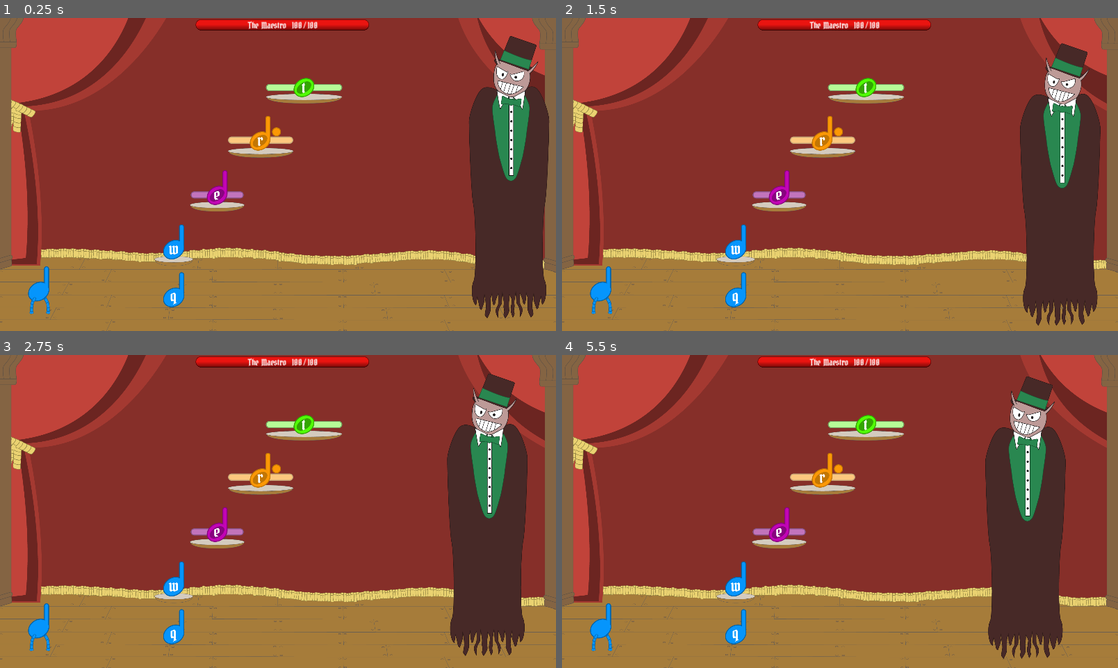
Above: before the commit, frames 1-4 (two rows, left to right).
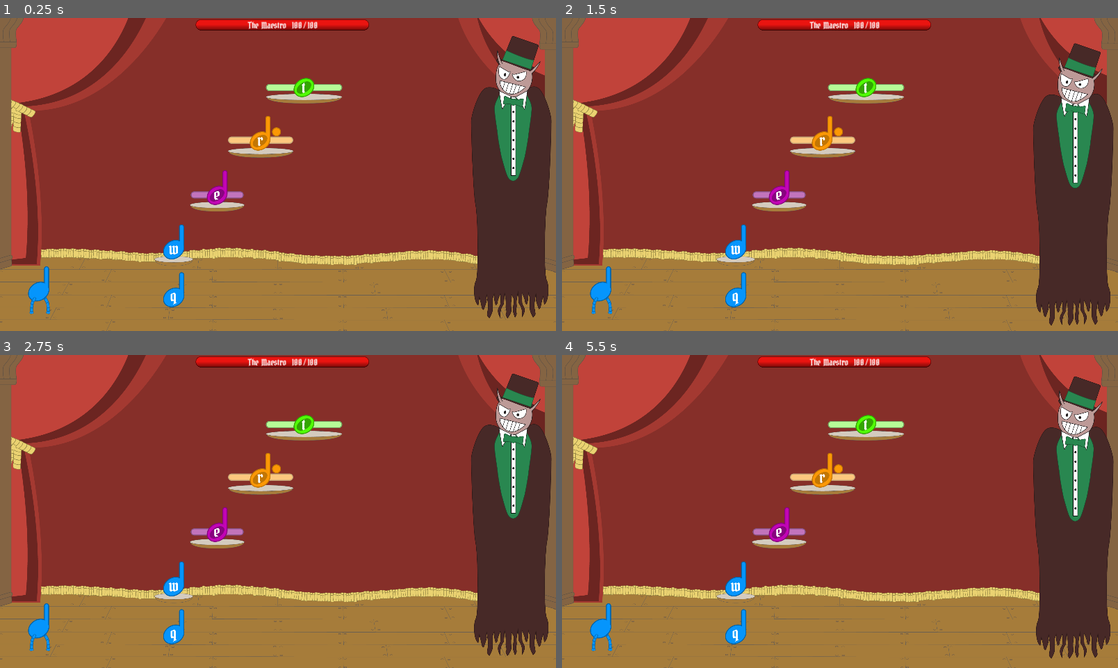
Above: after the commit, the same moments.

Repository: DevByColton/Maestro
Game: Godot game, scene res://main.tscn
Two runs of this game, one before a commit and one after it. Both use one fixed random seed, a clock stepped at 60 frames per second and the inputs below.
Inputs:
- Up to frame 1 (0.25 s): no input
- Up to frame 2 (1.5 s): tap E (e_hit_note) at 0.6 s; tap Q (q_hit_note) at 0.8, 1.35 s
- Up to frame 3 (2.75 s): tap R (r_hit_note) at 1.55, 2.1 s; tap T (t_hit_note) at 2.3 s
- Up to frame 4 (5.5 s): tap T (t_hit_note) at 2.85 s; tap W (w_hit_note) at 3.05, 3.6 s; tap E (e_hit_note) at 3.8, 4.35 s; tap Q (q_hit_note) at 4.55 s; tap P (play_song) at 5.1 s; tap R (r_hit_note) at 5.3 s

The runs differ from the first frame. In frame 1, 2.0% of the frame differs, in the area x 84-100%, y 5-96%; in frame 2, 6.5%; in frame 3, 10%; in frame 4, 15%, in the area x 76-100%, y 6-98%.

Commit message:
Added projectiles for each note type, added boss health bar, boss takes damage on hits, lauching projectiles and removing platforms once launched

Diff:
--- a/Boss/boss.gd
+++ b/Boss/boss.gd
@@ -1,5 +1,6 @@
-extends CharacterBody2D
+extends Node2D
 
+signal on_boss_hit(damage_amount)
 var time: float = 0.0
 var frequency: float = 0.5
 var amplitude: float = 0.3
@@ -16,4 +17,35 @@
 		time = newTime
 
 	position.y += amplitude * sin(time / frequency)
-	position.x -= speed * delta
+	#position.x -= speed * delta
+
+
+func _on_note_projectile_collider_body_entered(body: Node2D) -> void:
+	match body.name:
+		"QuarterNoteQProjectile":
+			print("Quarter note Q hit")
+			on_boss_hit.emit(1)
+			# implement push back by amount, with velocity???
+		"QuarterNoteWProjectile":
+			print("Quarter note W hit")
+			on_boss_hit.emit(1)
+			# implement push back by amount, with velocity???
+		"HalfNoteProjectile":
+			print("half note hit")
+			on_boss_hit.emit(2)
+			# implement push back by amount, with velocity???
+		"DottedHalfNoteProjectile":
+			print("half note hit")
+			on_boss_hit.emit(3)
+			# implement push back by amount, with velocity???
+		"WholeNoteProjectile":
+			print("half note hit")
+			on_boss_hit.emit(4)
+			# implement push back by amount, with velocity???
+
+	# Despawn the projectile
+	body.queue_free()
+
+
+func _on_player_collider_body_entered(body: Node2D) -> void:
+	print("player entered")
--- a/Boss/boss.tscn
+++ b/Boss/boss.tscn
@@ -4,18 +4,30 @@
 [ext_resource type="Texture2D" uid="uid://bkv55qowtsk4w" path="res://assets/Maestro/TheMaestro.png" id="2_hy0hg"]
 
 [sub_resource type="RectangleShape2D" id="RectangleShape2D_2g57y"]
-size = Vector2(178, 639)
+size = Vector2(176, 645)
 
-[node name="Boss" type="CharacterBody2D"]
+[node name="Boss" type="Node2D"]
 z_index = 2000
-collision_layer = 6
-collision_mask = 6
 script = ExtResource("1_wpirx")
 
 [node name="BossSprite" type="Sprite2D" parent="."]
 scale = Vector2(0.5, 0.5)
 texture = ExtResource("2_hy0hg")
 
-[node name="HitBoxCollider" type="CollisionShape2D" parent="."]
-position = Vector2(-1, -2.5)
+[node name="NoteProjectileCollider" type="Area2D" parent="."]
+collision_layer = 8
+collision_mask = 8
+
+[node name="HitBoxCollider" type="CollisionShape2D" parent="NoteProjectileCollider"]
+position = Vector2(-1, 2.5)
 shape = SubResource("RectangleShape2D_2g57y")
+
+[node name="PlayerCollider" type="Area2D" parent="."]
+collision_layer = 16
+collision_mask = 16
+
+[node name="CollisionPolygon2D" type="CollisionPolygon2D" parent="PlayerCollider"]
+polygon = PackedVector2Array(2, -327, 61, -305, 45, -250, 41, -208, 59, -209, 82, -166, 76, 281, -77, 280, -88, -132, -59, -205, -30, -205, -29, -262)
+
+[connection signal="body_entered" from="NoteProjectileCollider" to="." method="_on_note_projectile_collider_body_entered"]
+[connection signal="body_entered" from="PlayerCollider" to="." method="_on_player_collider_body_entered"]
--- a/Notes/DottedHalfNote.tscn
+++ b/Notes/DottedHalfNote.tscn
@@ -1,7 +1,8 @@
-[gd_scene load_steps=7 format=3 uid="uid://bbdit05qjr6x2"]
+[gd_scene load_steps=8 format=3 uid="uid://bbdit05qjr6x2"]
 
 [ext_resource type="Texture2D" uid="uid://dmykyvuhmsmdn" path="res://assets/DottedHalfNote/DottedHalfNotePlatform.png" id="1_4dp62"]
 [ext_resource type="Script" path="res://Notes/dotted_half_note.gd" id="1_qya0y"]
+[ext_resource type="PackedScene" uid="uid://v0hu0i2wg5kk" path="res://Notes/DottedHalfNoteProjectile.tscn" id="2_nno3q"]
 [ext_resource type="Texture2D" uid="uid://c642v4rp6ouhd" path="res://assets/DottedHalfNote/DottedHalfNoteHold.png" id="2_rta17"]
 [ext_resource type="Texture2D" uid="uid://ciypirkb1cxfd" path="res://assets/DottedHalfNote/DottedHalfNote.png" id="3_qtugn"]
 
@@ -13,6 +14,7 @@
 
 [node name="DottedHalfNote" type="Node2D"]
 script = ExtResource("1_qya0y")
+dotted_note_projectile_scene = ExtResource("2_nno3q")
 
 [node name="PlatformBody" type="CharacterBody2D" parent="."]
 
@@ -44,5 +46,9 @@
 position = Vector2(0, 0.5)
 shape = SubResource("RectangleShape2D_4y5jc")
 
+[node name="QueueFreeTimer" type="Timer" parent="."]
+one_shot = true
+
 [connection signal="body_entered" from="NoteArea" to="." method="_on_note_area_body_entered"]
 [connection signal="body_exited" from="NoteArea" to="." method="_on_note_area_body_exited"]
+[connection signal="timeout" from="QueueFreeTimer" to="." method="_on_queue_free_timer_timeout"]
--- /dev/null
+++ b/Notes/DottedHalfNoteProjectile.tscn
@@ -0,0 +1,20 @@
+[gd_scene load_steps=4 format=3 uid="uid://v0hu0i2wg5kk"]
+
+[ext_resource type="Script" path="res://Notes/dotted_half_note_projectile.gd" id="1_8a3g7"]
+[ext_resource type="Texture2D" uid="uid://by5pmgk60quaq" path="res://assets/DottedHalfNote/DottedHalfNoteProjectile.png" id="2_8tj66"]
+
+[sub_resource type="CircleShape2D" id="CircleShape2D_vx6wl"]
+radius = 30.0167
+
+[node name="DottedHalfNoteProjectile" type="CharacterBody2D"]
+collision_layer = 8
+collision_mask = 8
+script = ExtResource("1_8a3g7")
+
+[node name="Sprite2D" type="Sprite2D" parent="."]
+scale = Vector2(0.5, 0.5)
+texture = ExtResource("2_8tj66")
+
+[node name="CollisionShape2D" type="CollisionShape2D" parent="."]
+position = Vector2(-8, 15)
+shape = SubResource("CircleShape2D_vx6wl")
--- a/Notes/HalfNote.tscn
+++ b/Notes/HalfNote.tscn
@@ -1,8 +1,9 @@
-[gd_scene load_steps=7 format=3 uid="uid://cwn1ae1lv38rf"]
+[gd_scene load_steps=8 format=3 uid="uid://cwn1ae1lv38rf"]
 
 [ext_resource type="Script" path="res://Notes/half_note.gd" id="1_14mn8"]
 [ext_resource type="Texture2D" uid="uid://dk3057m74l226" path="res://assets/HalfNote/HalfNotePlatform.png" id="1_dqspl"]
 [ext_resource type="Texture2D" uid="uid://qggp053gsk5v" path="res://assets/HalfNote/HalfNote.png" id="1_hvrwk"]
+[ext_resource type="PackedScene" uid="uid://b643drvw445mc" path="res://Notes/HalfNoteProjectile.tscn" id="2_7wa62"]
 [ext_resource type="Texture2D" uid="uid://nta3bucxub3b" path="res://assets/HalfNote/HalfNoteHold.png" id="2_ktg67"]
 
 [sub_resource type="RectangleShape2D" id="RectangleShape2D_r7lb4"]
@@ -13,6 +14,7 @@
 
 [node name="HalfNote" type="Node2D"]
 script = ExtResource("1_14mn8")
+half_note_projectile_scene = ExtResource("2_7wa62")
 
 [node name="PlatformBody" type="CharacterBody2D" parent="."]
 
@@ -42,5 +44,9 @@
 [node name="NoteCollider" type="CollisionShape2D" parent="NoteArea"]
 shape = SubResource("RectangleShape2D_g30ho")
 
+[node name="QueueFreeTimer" type="Timer" parent="."]
+one_shot = true
+
 [connection signal="body_entered" from="NoteArea" to="." method="_on_note_area_body_entered"]
 [connection signal="body_exited" from="NoteArea" to="." method="_on_note_area_body_exited"]
+[connection signal="timeout" from="QueueFreeTimer" to="." method="_on_timer_timeout"]
--- /dev/null
+++ b/Notes/HalfNoteProjectile.tscn
@@ -0,0 +1,20 @@
+[gd_scene load_steps=4 format=3 uid="uid://b643drvw445mc"]
+
+[ext_resource type="Script" path="res://Notes/half_note_projectile.gd" id="1_sl3mh"]
+[ext_resource type="Texture2D" uid="uid://ck7jdh5r3hrb3" path="res://assets/HalfNote/HalfNoteProjectile.png" id="2_vwbyw"]
+
+[sub_resource type="CircleShape2D" id="CircleShape2D_nyry1"]
+radius = 27.0185
+
+[node name="HalfNoteProjectile" type="CharacterBody2D"]
+collision_layer = 8
+collision_mask = 8
+script = ExtResource("1_sl3mh")
+
+[node name="Sprite2D" type="Sprite2D" parent="."]
+scale = Vector2(0.5, 0.5)
+texture = ExtResource("2_vwbyw")
+
+[node name="CollisionShape2D" type="CollisionShape2D" parent="."]
+position = Vector2(0, 15)
+shape = SubResource("CircleShape2D_nyry1")
--- a/Notes/QuarterNoteQ.tscn
+++ b/Notes/QuarterNoteQ.tscn
@@ -1,7 +1,8 @@
-[gd_scene load_steps=5 format=3 uid="uid://bgnn6ttgeuy4h"]
+[gd_scene load_steps=6 format=3 uid="uid://bgnn6ttgeuy4h"]
 
 [ext_resource type="Script" path="res://Notes/quarter_note_q.gd" id="1_1es28"]
 [ext_resource type="Texture2D" uid="uid://dppc5nohot5si" path="res://assets/QuarterNote/QuarterNoteQ.png" id="1_mf234"]
+[ext_resource type="PackedScene" uid="uid://b47o6dto2myt1" path="res://Notes/QuarterNoteQProjectile.tscn" id="2_31gnv"]
 
 [sub_resource type="RectangleShape2D" id="RectangleShape2D_klpnk"]
 
@@ -10,6 +11,7 @@
 
 [node name="QuarterNoteQ" type="Node2D"]
 script = ExtResource("1_1es28")
+quarter_note_q_projectile_scene = ExtResource("2_31gnv")
 
 [node name="PlatformArea" type="Area2D" parent="."]
 visible = false
--- /dev/null
+++ b/Notes/QuarterNoteQProjectile.tscn
@@ -0,0 +1,21 @@
+[gd_scene load_steps=4 format=3 uid="uid://b47o6dto2myt1"]
+
+[ext_resource type="Script" path="res://Notes/quarter_note_q_projectile.gd" id="1_4tr44"]
+[ext_resource type="Texture2D" uid="uid://dhextvdv3yq22" path="res://assets/QuarterNote/QuarterNoteProjectile.png" id="2_1jaqr"]
+
+[sub_resource type="CircleShape2D" id="CircleShape2D_6r1q1"]
+radius = 26.0192
+
+[node name="QuarterNoteQProjectile" type="CharacterBody2D"]
+z_index = 3000
+collision_layer = 8
+collision_mask = 8
+script = ExtResource("1_4tr44")
+
+[node name="ProjectileSprite" type="Sprite2D" parent="."]
+scale = Vector2(0.5, 0.5)
+texture = ExtResource("2_1jaqr")
+
+[node name="ProjectileCollider" type="CollisionShape2D" parent="."]
+position = Vector2(0, 16)
+shape = SubResource("CircleShape2D_6r1q1")
--- a/Notes/QuarterNoteW.tscn
+++ b/Notes/QuarterNoteW.tscn
@@ -1,7 +1,8 @@
-[gd_scene load_steps=6 format=3 uid="uid://dbbrtctl1i8jw"]
+[gd_scene load_steps=7 format=3 uid="uid://dbbrtctl1i8jw"]
 
 [ext_resource type="Texture2D" uid="uid://datdjhxyphah3" path="res://assets/QuarterNote/QuarterNotePlatform.png" id="1_s0cam"]
 [ext_resource type="Script" path="res://Notes/quarter_note_w.gd" id="1_ubago"]
+[ext_resource type="PackedScene" uid="uid://ddy33721xdgfd" path="res://Notes/QuarterNoteWProjectile.tscn" id="2_h4t4q"]
 [ext_resource type="Texture2D" uid="uid://b1ttmxd7wwasv" path="res://assets/QuarterNote/QuarterNoteW.png" id="2_wwgaa"]
 
 [sub_resource type="RectangleShape2D" id="RectangleShape2D_iir3v"]
@@ -12,6 +13,7 @@
 
 [node name="QuarterNoteW" type="Node2D"]
 script = ExtResource("1_ubago")
+quarter_note_w_projectile_scene = ExtResource("2_h4t4q")
 
 [node name="PlatformBody" type="CharacterBody2D" parent="."]
 
@@ -37,5 +39,9 @@
 [node name="NoteCollider" type="CollisionShape2D" parent="NoteArea"]
 shape = SubResource("RectangleShape2D_2r8gv")
 
+[node name="QueueFreeTimer" type="Timer" parent="."]
+one_shot = true
+
 [connection signal="body_entered" from="NoteArea" to="." method="_on_note_area_body_entered"]
 [connection signal="body_exited" from="NoteArea" to="." method="_on_note_area_body_exited"]
+[connection signal="timeout" from="QueueFreeTimer" to="." method="_on_queue_free_timer_timeout"]
--- /dev/null
+++ b/Notes/QuarterNoteWProjectile.tscn
@@ -0,0 +1,20 @@
+[gd_scene load_steps=4 format=3 uid="uid://ddy33721xdgfd"]
+
+[ext_resource type="Script" path="res://Notes/quarter_note_w_projectile.gd" id="1_ctir2"]
+[ext_resource type="Texture2D" uid="uid://dhextvdv3yq22" path="res://assets/QuarterNote/QuarterNoteProjectile.png" id="2_3wmto"]
+
+[sub_resource type="CircleShape2D" id="CircleShape2D_uh75v"]
+radius = 26.0192
+
+[node name="QuarterNoteWProjectile" type="CharacterBody2D"]
+collision_layer = 8
+collision_mask = 8
+script = ExtResource("1_ctir2")
+
+[node name="ProjectileSprite" type="Sprite2D" parent="."]
+scale = Vector2(0.5, 0.5)
+texture = ExtResource("2_3wmto")
+
+[node name="ProjectileCollider" type="CollisionShape2D" parent="."]
+position = Vector2(0, 16)
+shape = SubResource("CircleShape2D_uh75v")
--- a/Notes/WholeNote.tscn
+++ b/Notes/WholeNote.tscn
@@ -1,8 +1,9 @@
-[gd_scene load_steps=7 format=3 uid="uid://c10mkpcqnf82n"]
+[gd_scene load_steps=8 format=3 uid="uid://c10mkpcqnf82n"]
 
 [ext_resource type="Texture2D" uid="uid://vpuwor28fxx4" path="res://assets/WholeNote/WholeNotePlatform.png" id="1_j3v7t"]
 [ext_resource type="Script" path="res://Notes/whole_note.gd" id="1_k38hu"]
 [ext_resource type="Texture2D" uid="uid://braj7m1ewcpag" path="res://assets/WholeNote/WholeNoteHold.png" id="2_bnqn2"]
+[ext_resource type="PackedScene" uid="uid://dihab6p8tcfd8" path="res://Notes/WholeNoteProjectile.tscn" id="2_df00w"]
 [ext_resource type="Texture2D" uid="uid://clqiwefp6yh8r" path="res://assets/WholeNote/WholeNote.png" id="3_nuvbh"]
 
 [sub_resource type="RectangleShape2D" id="RectangleShape2D_lrphv"]
@@ -13,6 +14,7 @@
 
 [node name="WholeNote" type="Node2D"]
 script = ExtResource("1_k38hu")
+whole_note_projectile_scene = ExtResource("2_df00w")
 
 [node name="PlatformBody" type="CharacterBody2D" parent="."]
 
@@ -42,5 +44,9 @@
 position = Vector2(0, -0.5)
 shape = SubResource("RectangleShape2D_p81rj")
 
+[node name="QueueFreeTimer" type="Timer" parent="."]
+one_shot = true
+
 [connection signal="body_entered" from="NoteArea" to="." method="_on_note_area_body_entered"]
 [connection signal="body_exited" from="NoteArea" to="." method="_on_note_area_body_exited"]
+[connection signal="timeout" from="QueueFreeTimer" to="." method="_on_queue_free_timer_timeout"]
--- /dev/null
+++ b/Notes/WholeNoteProjectile.tscn
@@ -0,0 +1,19 @@
+[gd_scene load_steps=4 format=3 uid="uid://dihab6p8tcfd8"]
+
+[ext_resource type="Script" path="res://Notes/whole_note_projectile.gd" id="1_6nqpu"]
+[ext_resource type="Texture2D" uid="uid://bcf50p8mhtois" path="res://assets/WholeNote/WholeNoteProjectile.png" id="1_42t1i"]
+
+[sub_resource type="CircleShape2D" id="CircleShape2D_n6yxm"]
+radius = 28.0
+
+[node name="WholeNoteProjectile" type="CharacterBody2D"]
+collision_layer = 8
+collision_mask = 8
+script = ExtResource("1_6nqpu")
+
+[node name="Sprite2D" type="Sprite2D" parent="."]
+scale = Vector2(0.5, 0.5)
+texture = ExtResource("1_42t1i")
+
+[node name="CollisionShape2D" type="CollisionShape2D" parent="."]
+shape = SubResource("CircleShape2D_n6yxm")
--- a/Notes/dotted_half_note.gd
+++ b/Notes/dotted_half_note.gd
@@ -1,4 +1,8 @@
 extends Node2D
+
+@export var dotted_note_projectile_scene: PackedScene
+
+signal dotted_half_note_hit(projectile: PackedScene)
 
 var player_is_in_area: bool = false
 
@@ -10,7 +14,12 @@
 # Called every frame. 'delta' is the elapsed time since the previous frame.
 func _process(delta: float) -> void:
 	if Input.is_action_just_pressed("r_hit_note") and player_is_in_area:
-		print("hit note r")
+		# Spawn a projectile at the current location, hide note to give the illusion it is launching
+		var projectile = dotted_note_projectile_scene.instantiate()
+		projectile.position = self.position
+		dotted_half_note_hit.emit(projectile)
+		$NoteArea.hide()
+		$QueueFreeTimer.start()
 
 
 func _on_note_area_body_entered(body: Node2D) -> void:
@@ -19,3 +28,7 @@
 
 func _on_note_area_body_exited(body: Node2D) -> void:
 	player_is_in_area = false
+
+
+func _on_queue_free_timer_timeout() -> void:
+	queue_free()
--- /dev/null
+++ b/Notes/dotted_half_note_projectile.gd
@@ -0,0 +1,6 @@
+extends CharacterBody2D
+
+
+# Called every frame. 'delta' is the elapsed time since the previous frame.
+func _physics_process(delta: float) -> void:
+	position.x += 4
--- a/Notes/half_note.gd
+++ b/Notes/half_note.gd
@@ -1,4 +1,8 @@
 extends Node2D
+
+@export var half_note_projectile_scene: PackedScene
+
+signal half_note_hit(projectile: PackedScene)
 
 var player_is_in_area: bool = false
 
@@ -10,7 +14,12 @@
 # Called every frame. 'delta' is the elapsed time since the previous frame.
 func _process(delta: float) -> void:
 	if Input.is_action_just_pressed("e_hit_note") and player_is_in_area:
-		print("hit note e")
+		# Spawn a projectile at the current location, hide note to give the illusion it is launching
+		var projectile = half_note_projectile_scene.instantiate()
+		projectile.position = self.position
+		half_note_hit.emit(projectile)
+		$NoteArea.hide()
+		$QueueFreeTimer.start()
 
 
 func _on_note_area_body_entered(body: Node2D) -> void:
@@ -19,3 +28,7 @@
 
 func _on_note_area_body_exited(body: Node2D) -> void:
 	player_is_in_area = false
+
+
+func _on_timer_timeout() -> void:
+	queue_free()
--- /dev/null
+++ b/Notes/half_note_projectile.gd
@@ -0,0 +1,6 @@
+extends CharacterBody2D
+
+
+# Called every frame. 'delta' is the elapsed time since the previous frame.
+func _physics_process(delta: float) -> void:
+	position.x += 4
--- a/Notes/quarter_note_q.gd
+++ b/Notes/quarter_note_q.gd
@@ -1,4 +1,8 @@
 extends Node2D
+
+@export var quarter_note_q_projectile_scene: PackedScene
+
+signal quarter_note_q_hit(projectile: PackedScene)
 
 var player_is_in_area: bool = false
 
@@ -10,7 +14,11 @@
 # Called every frame. 'delta' is the elapsed time since the previous frame.
 func _process(delta: float) -> void:
 	if Input.is_action_just_pressed("q_hit_note") and player_is_in_area:
-		print("hit note q")
+		# Spawn a projectile at the current location, hide note to give the illusion it is launching
+		var projectile = quarter_note_q_projectile_scene.instantiate()
+		projectile.position = self.position
+		quarter_note_q_hit.emit(projectile)
+		queue_free()
 
 
 func _on_note_area_body_entered(body: Node2D) -> void:
--- /dev/null
+++ b/Notes/quarter_note_q_projectile.gd
@@ -0,0 +1,6 @@
+extends CharacterBody2D
+
+
+# Called every frame. 'delta' is the elapsed time since the previous frame.
+func _physics_process(delta: float) -> void:
+	position.x += 4
--- a/Notes/quarter_note_w.gd
+++ b/Notes/quarter_note_w.gd
@@ -1,4 +1,8 @@
 extends Node2D
+
+@export var quarter_note_w_projectile_scene: PackedScene
+
+signal quarter_note_w_hit(projectile: PackedScene)
 
 var player_is_in_area: bool = false
 
@@ -10,7 +14,12 @@
 # Called every frame. 'delta' is the elapsed time since the previous frame.
 func _process(delta: float) -> void:
 	if Input.is_action_just_pressed("w_hit_note") and player_is_in_area:
-		print("hit note w")
+		# Spawn a projectile at the current location, hide note to give the illusion it is launching
+		var projectile = quarter_note_w_projectile_scene.instantiate()
+		projectile.position = self.position
+		quarter_note_w_hit.emit(projectile)
+		$NoteArea.hide()
+		$QueueFreeTimer.start()
 
 
 func _on_note_area_body_entered(body: Node2D) -> void:
@@ -19,3 +28,7 @@
 
 func _on_note_area_body_exited(body: Node2D) -> void:
 	player_is_in_area = false
+
+
+func _on_queue_free_timer_timeout() -> void:
+	queue_free()
--- /dev/null
+++ b/Notes/quarter_note_w_projectile.gd
@@ -0,0 +1,6 @@
+extends CharacterBody2D
+
+
+# Called every frame. 'delta' is the elapsed time since the previous frame.
+func _physics_process(delta: float) -> void:
+	position.x += 4
--- a/Notes/whole_note.gd
+++ b/Notes/whole_note.gd
@@ -1,4 +1,8 @@
 extends Node2D
+
+@export var whole_note_projectile_scene: PackedScene
+
+signal whole_note_hit(projectile: PackedScene)
 
 var player_is_in_area: bool = false
 
@@ -10,7 +14,12 @@
 # Called every frame. 'delta' is the elapsed time since the previous frame.
 func _process(delta: float) -> void:
 	if Input.is_action_just_pressed("t_hit_note") and player_is_in_area:
-		print("hit note t")
+		# Spawn a projectile at the current location, hide note to give the illusion it is launching
+		var projectile = whole_note_projectile_scene.instantiate()
+		projectile.position = self.position
+		whole_note_hit.emit(projectile)
+		$NoteArea.hide()
+		$QueueFreeTimer.start()
 
 
 func _on_note_area_body_entered(body: Node2D) -> void:
@@ -19,3 +28,7 @@
 
 func _on_note_area_body_exited(body: Node2D) -> void:
 	player_is_in_area = false
+
+
+func _on_queue_free_timer_timeout() -> void:
+	queue_free()
--- /dev/null
+++ b/Notes/whole_note_projectile.gd
@@ -0,0 +1,6 @@
+extends CharacterBody2D
+
+
+# Called every frame. 'delta' is the elapsed time since the previous frame.
+func _physics_process(delta: float) -> void:
+	position.x += 4
--- a/Player/player.tscn
+++ b/Player/player.tscn
@@ -11,6 +11,7 @@
 
 var sprite_half_width: float = 26.5 # Can probably get width and height from sprite node item
 var sprite_half_height: float = 25
+
 @onready var screen_size := get_viewport_rect().size
 @onready var screen_min_bounds := Vector2(sprite_half_width, sprite_half_height)
 @onready var screen_max_bounds := Vector2(screen_size.x - sprite_half_width, screen_size.y - sprite_half_height)
@@ -61,8 +62,8 @@
 
 [node name="Player" type="CharacterBody2D"]
 z_index = 1000
-collision_layer = 7
-collision_mask = 7
+collision_layer = 19
+collision_mask = 3
 slide_on_ceiling = false
 script = SubResource("GDScript_ox1vd")
 
--- a/UI/UI.tscn
+++ b/UI/UI.tscn
@@ -37,7 +37,7 @@
 value = 100.0
 texture_progress = ExtResource("1_wv2lc")
 
-[node name="Sprite2D" type="Sprite2D" parent="."]
+[node name="HealthBarBackground" type="Sprite2D" parent="."]
 position = Vector2(650, 16)
 scale = Vector2(0.4, 0.4)
 texture = ExtResource("4_gvg3y")
--- a/main.gd
+++ b/main.gd
@@ -1,7 +1,7 @@
 extends Node
 
+@export var quarter_note_q_scene: PackedScene
 @export var quarter_note_w_scene: PackedScene
-@export var quarter_note_q_scene: PackedScene
 @export var half_note_scene: PackedScene
 @export var dotted_half_note_scene: PackedScene
 @export var whole_note_scene: PackedScene
@@ -11,30 +11,35 @@
 # Called when the node enters the scene tree for the first time.
 func _ready() -> void:
 
-	var qnq = quarter_note_w_scene.instantiate()
-	qnq.position = Vector2(400, 515)
+	var qnq = quarter_note_q_scene.instantiate()
+	qnq.position = Vector2(400, 625)
+	qnq.quarter_note_q_hit.connect(on_note_hit)
 	add_child(qnq)
 
-	qnw = quarter_note_q_scene.instantiate()
-	qnw.position = Vector2(400, 625)
+	qnw = quarter_note_w_scene.instantiate()
+	qnw.position = Vector2(400, 515)
+	qnw.quarter_note_w_hit.connect(on_note_hit)
 	add_child(qnw)
 
 	var hns = half_note_scene.instantiate()
 	hns.position = Vector2(500, 390)
+	hns.half_note_hit.connect(on_note_hit)
 	add_child(hns)
 
 	var dhns = dotted_half_note_scene.instantiate()
 	dhns.position = Vector2(600, 265)
+	dhns.dotted_half_note_hit.connect(on_note_hit)
 	add_child(dhns)
 
 	var wns = whole_note_scene.instantiate()
 	wns.position = Vector2(700, 160)
+	wns.whole_note_hit.connect(on_note_hit)
 	add_child(wns)
 
 # Called every frame. 'delta' is the elapsed time since the previous frame.
 func _process(delta: float) -> void:
 
-	#qnq.position.x -= 100 * delta
+	#qnw.position.x -= 50 * delta
 
 	#if qnq.position.x < 0:
 		#qnq.position.x = 400
@@ -45,3 +50,22 @@
 			$GameplaySong.stop()
 		else:
 			$GameplaySong.play()
+
+
+func on_note_hit(projectile: Node) -> void:
+	print("spawing projectile: ", projectile.name)
+	add_child(projectile)
+
+
+func _on_boss_on_boss_hit(damage_amount: int) -> void:
+	print("boss was hit for ", damage_amount, " damage")
+	var next_health = $UI/TextureProgressBar.value - damage_amount
+
+	# Check if boss should still be alive
+	if next_health > 0:
+		$UI/TextureProgressBar.value = next_health
+	else:
+		# Pop up some win prompt
+		$UI/TextureProgressBar.value = 0
+		$Boss.hide()
+		print("Boss be dead")
--- a/main.tscn
+++ b/main.tscn
@@ -38,8 +38,6 @@
 [node name="GameplaySong" type="AudioStreamPlayer2D" parent="."]
 stream = ExtResource("9_dxten")
 
-[node name="NoteTimer" type="Timer" parent="."]
-
 [node name="UI" parent="." instance=ExtResource("12_cvdgj")]
 
-[connection signal="timeout" from="NoteTimer" to="." method="_on_note_timer_timeout"]
+[connection signal="on_boss_hit" from="Boss" to="." method="_on_boss_on_boss_hit"]
Binary file added: assets/DottedHalfNote/DottedHalfNoteProjectile.png
Not shown, added: assets/DottedHalfNote/DottedHalfNoteProjectile.png.import
Binary file added: assets/HalfNote/HalfNoteProjectile.png
Not shown, added: assets/HalfNote/HalfNoteProjectile.png.import
Binary file added: assets/QuarterNote/QuarterNoteProjectile.png
Not shown, added: assets/QuarterNote/QuarterNoteProjectile.png.import
Binary file added: assets/WholeNote/WholeNoteProjectile.png
Not shown, added: assets/WholeNote/WholeNoteProjectile.png.import
Not shown: 1 places in main.tscn that only renumber resources
